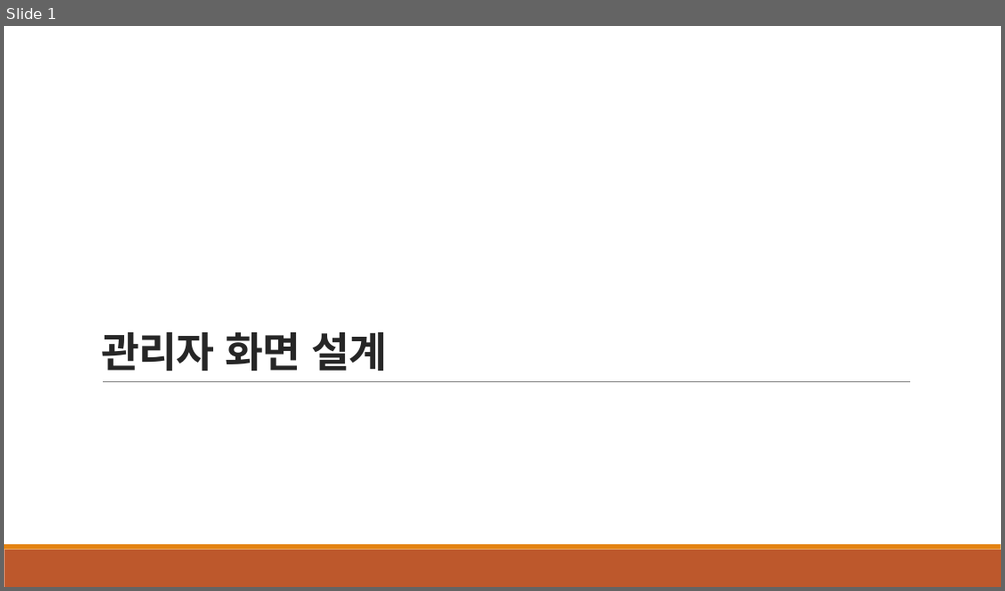
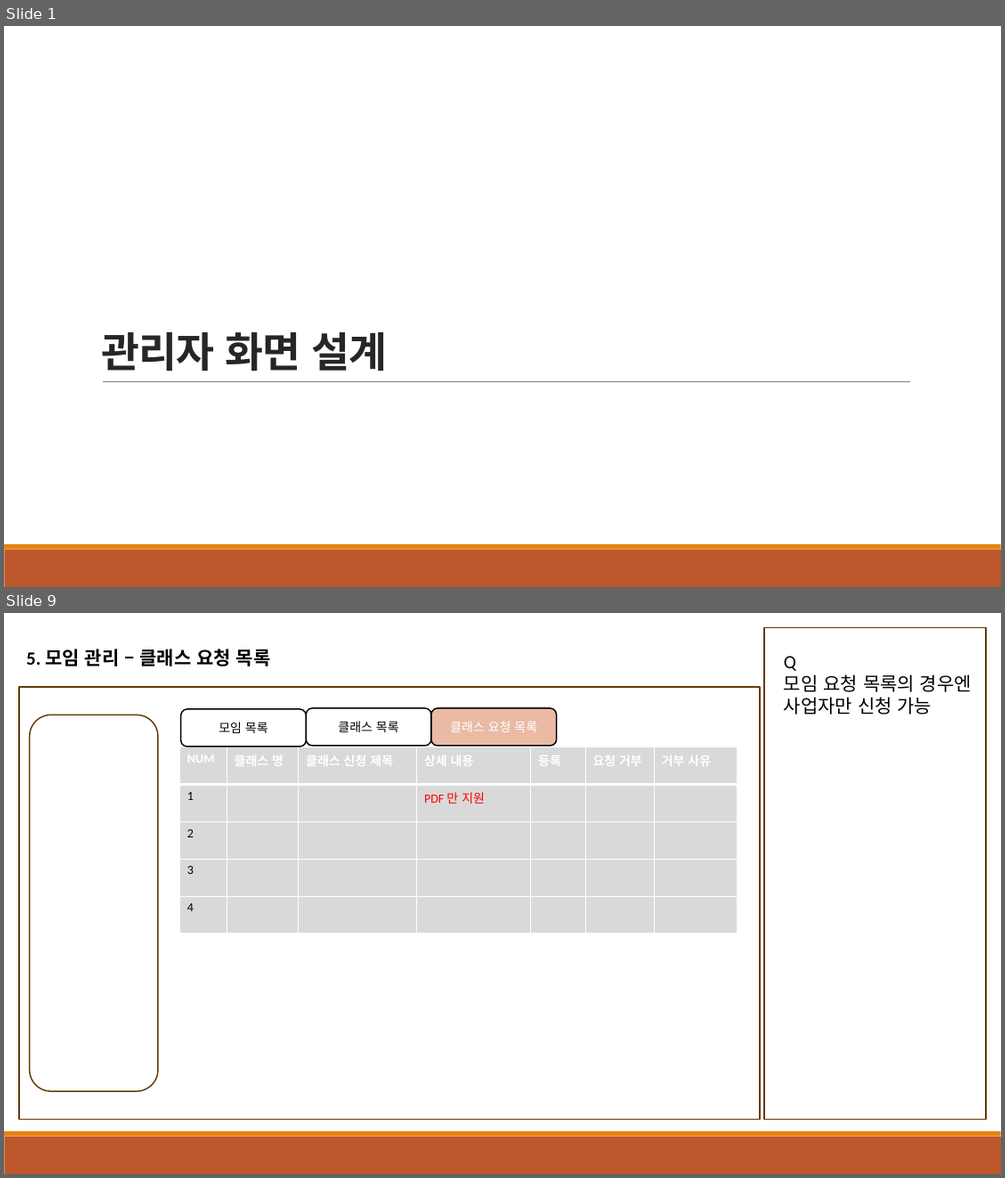
Before and after one commit to msj-0709/hush-project, a slide deck: 화면 설계.pptx. Shown one above the other, each under a label of ours: slide 1 before the commit, slides 1 and 9 after it; the slides between them are not shown. The pictures are 1005x591 and 1005x1178 pixels, drawn with LibreOffice and Linux fonts; fonts in the diff are those of the drawing. Boxes give left, top, right and bottom in pixels: in the first picture for what was removed or moved away, otherwise in the second. Text is boxed around its words. In the diff, an @@ line names an element or a change of style, - is before the commit and + after.

Commit message:
관리자 화면 프로젝트 생성

```diff
--- a/화면 설계.pptx
+++ b/화면 설계.pptx
@@ slide 9 added at <box>4,613,1001,1174</box>, background #FFFFFF; not listed: 2 template elements that a slide beside it also shows @@
@@ rectangle added at <box>764,628,986,1119</box>, outline #643908 1.25 pt @@
@@ text added at <box>26,649,271,666</box>, 18 pt, text #000000, bold @@
+5. 모임 관리 – 클래스 요청 목록
@@ text added at <box>784,656,971,714</box>, 18 pt, text #000000 @@
+Q
+모임 요청 목록의 경우엔
+사업자만 신청 가능
@@ rectangle added at <box>19,687,760,1119</box>, outline #643908 1.25 pt @@
@@ rounded rectangle added at <box>30,714,158,1091</box>, outline #643908 1.25 pt @@
@@ rounded rectangle added at <box>181,709,306,747</box>, fill #FFFFFF, outline #000000 1.25 pt, 12 pt, text #000000 @@
+모임 목록
@@ rounded rectangle added at <box>306,708,431,746</box>, fill #FFFFFF, outline #000000 1.25 pt, 12 pt, text #000000 @@
+클래스 목록
@@ rounded rectangle added at <box>431,708,556,746</box>, fill #EABAA5, outline #000000 1.25 pt, 12 pt, text #FFFFFF @@
+클래스 요청 목록
@@ table added at <box>179,747,736,933</box>, 5 rows, 7 columns @@
+NUM | 클래스 명 | 클래스 신청 제목 | 상세 내용 | 등록 | 요청 거부 | 거부 사유
+1 |  |  | PDF 만 지원 |  |  | 
+2 |  |  |  |  |  | 
+3 |  |  |  |  |  | 
+4 |  |  |  |  |  | 
```
Also in this commit, not shown: 3 slides changed, 6 other slides added, 1 slide removed, 18 other files.
